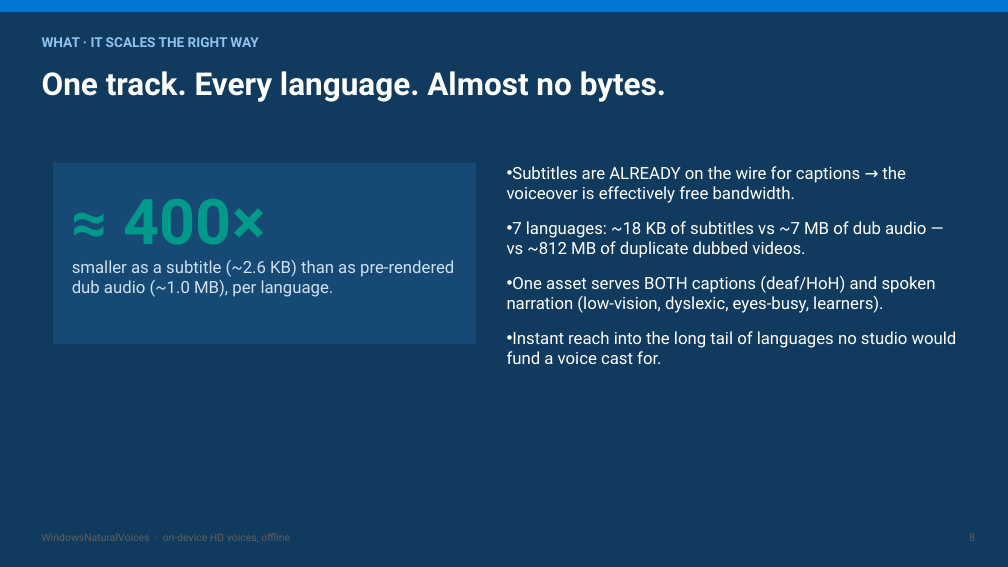
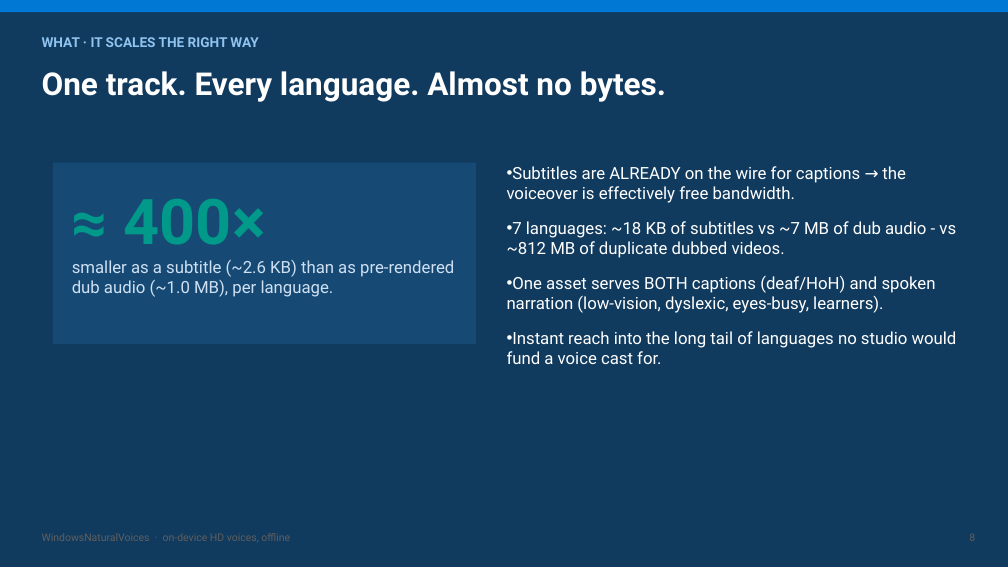
Before and after one commit to aclinick/claros, a slide deck: slide 8 of docs/pitch/live-voiceover.pptx. Drawn at 1008x567 pixels with LibreOffice and Linux fonts; fonts in the diff are those of the drawing. Boxes give left, top, right and bottom in pixels: in the first picture for what was removed or moved away, otherwise in the second. Text is boxed around its words. In the diff, an @@ line names an element or a change of style, - is before the commit and + after.

```diff
--- a/docs/pitch/live-voiceover.pptx
+++ b/docs/pitch/live-voiceover.pptx
@@ text at (507,221,956,258): text changed @@
-• 7 languages: ~18 KB of subtitles vs ~7 MB of dub audio — vs ~812 MB of duplicate dubbed videos.
+• 7 languages: ~18 KB of subtitles vs ~7 MB of dub audio - vs ~812 MB of duplicate dubbed videos.
```
Also in this commit, not shown: 13 other slides changed, 10 other files.
